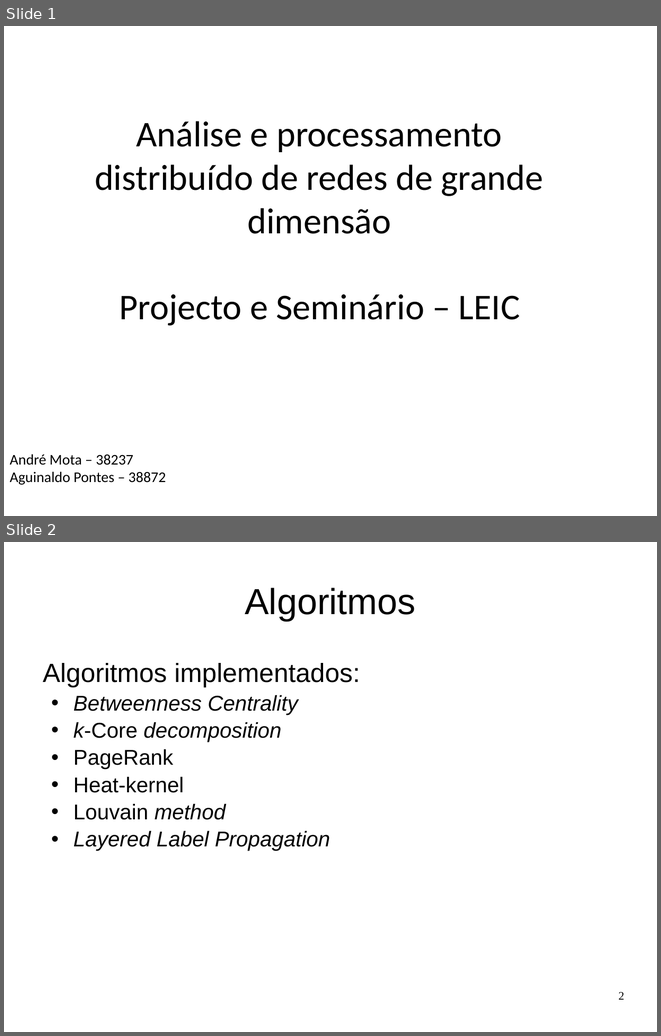
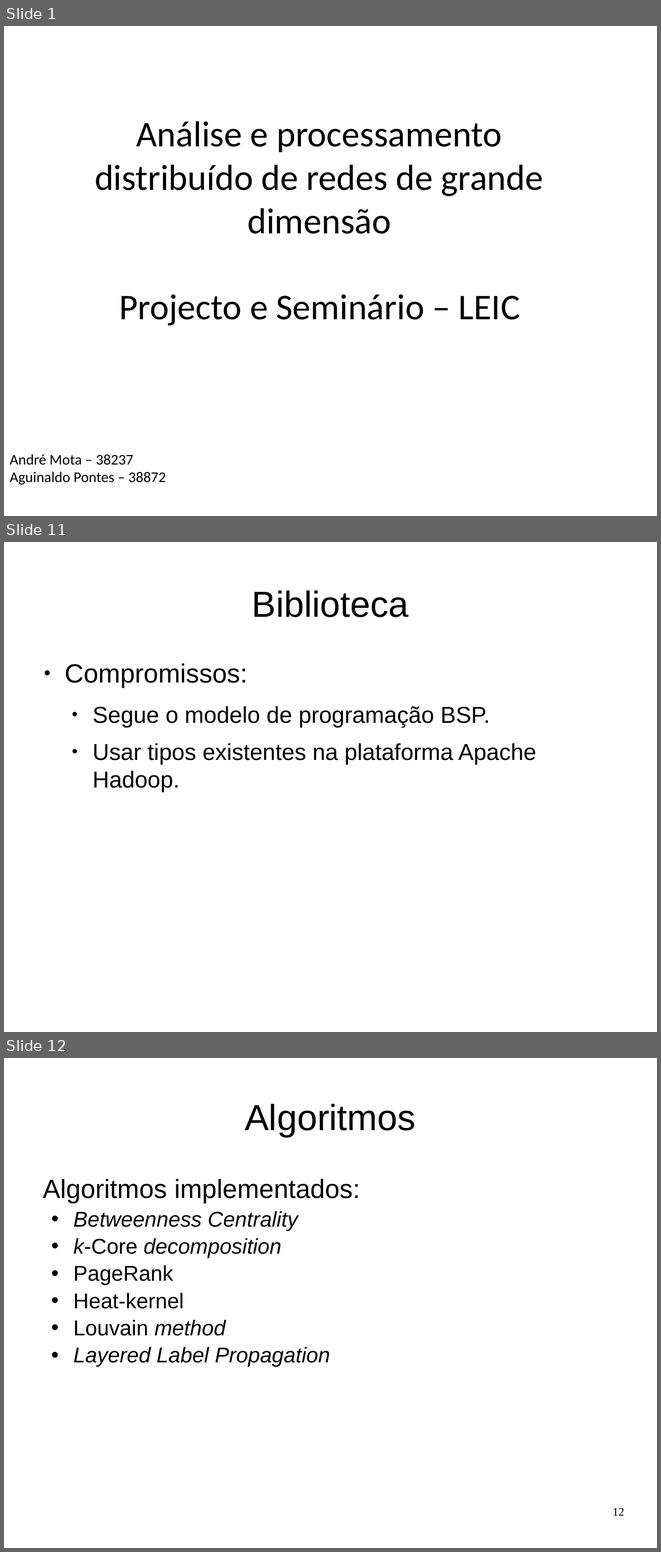
Before and after one commit to andremota/Distributed-Graph-Processing, a slide deck: docs/apresentação/apres.odp. Shown one above the other, each under a label of ours: slides 1 and 2 before the commit, slides 1, 11 and 12 after it; the slides between them are not shown. The pictures are 661x1036 and 661x1552 pixels, drawn with LibreOffice and Linux fonts; fonts in the diff are those of the drawing. Boxes give left, top, right and bottom in pixels: in the first picture for what was removed or moved away, otherwise in the second. Text is boxed around its words. In the diff, an @@ line names an element or a change of style, - is before the commit and + after.

```diff
--- a/docs/apresentação/apres.odp
+++ b/docs/apresentação/apres.odp
@@ slide 11 added at <box>4,542,657,1032</box>, background #FFFFFF @@
@@ title added at <box>252,590,409,617</box>, 44 pt, text #000000 @@
+Biblioteca
@@ text added at <box>64,663,536,792</box>, 28 pt, text #000000 @@
+● Compromissos:
+  ● Segue o modelo de programação BSP.
+  ● Usar tipos existentes na plataforma Apache Hadoop.
@@ what was slide 2 is now slide 12 @@
@@ page number at <box>612,1507,624,1515</box>: text changed @@
-2
+12
```
Also in this commit, not shown: 9 other slides added.
